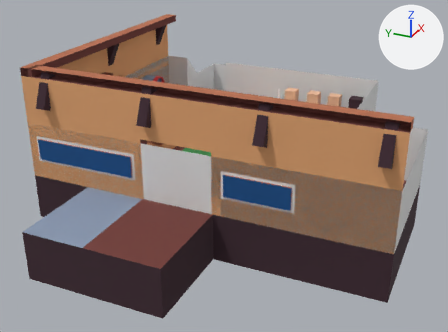
Renders of the glTF model godot_project/assets/3D/honest_jam.glb from each side of a commit.
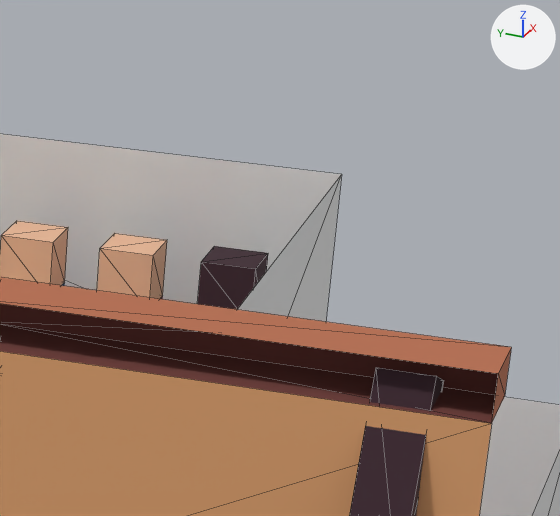
Each version appears first whole from a 50 mm lens placed at (-46.7, -43.3, 28.6), pointed at (11.8, -16.9, -0.6), and next in a close-up on the part from 69% to 95% of the width and 13% to 46% of the height. Lighting does not change. The marker at upper right points along +X, +Y and +Z. The close-ups show mesh edges as thin lines. Vertices at the same position are counted once.

Before the edit, the objects in view are built like this:
```python
me_cube_005 = bpy.data.meshes.new('Cube.005')
me_cube_005.from_pydata(...)  # 12 vertices, 20 faces; spans x -0.72..0.72, y -0.72..0.72, z 0.01..4.0
me_cube_005.materials.append(mat_palette)  # picture img_endesga_32_1x
me_plane_001 = bpy.data.meshes.new('Plane.001')
me_plane_001.from_pydata(...)  # 152 vertices, 242 faces; spans x -1.0..30.0, y -38.0..1.1, z 0.0..11.9
me_plane_001.materials.append(mat_palette)  # picture img_endesga_32_1x
me_plane_004 = bpy.data.meshes.new('Plane.004')
me_plane_004.from_pydata(...)  # 24 vertices, 24 faces; spans x 0.0..39.0, y -38.0..0.0, z -3.0..6.0
ob_customer_1 = bpy.data.objects.new('Customer_1', me_cube_005)
ob_customer_1.location = (28.05, -25.08, 0.0)
ob_invisiblewall = bpy.data.objects.new('InvisibleWall', me_plane_004)
ob_invisiblewall.location = (0.0, 0.0, 0.0)
ob_walls = bpy.data.objects.new('Walls', me_plane_001)
ob_walls.location = (0.0, 0.0, 0.0)
# also in view: 'Customer_2' at (28.1, -27.8, 2.0); 'Customer_0' at (28.1, -22.4, 2.0)
```
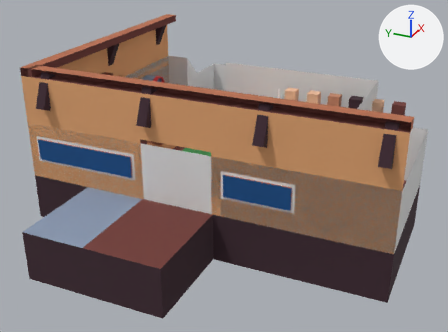
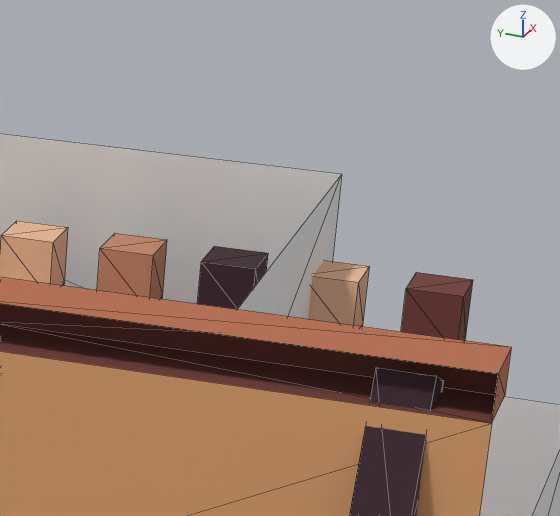
Boxes [x1, y1, x2, y2] around the edits, measured in the close-ups (560 x 516 px):
'Customer_4', added (brown)
    after: [401, 272, 473, 341]
'Customer_3', added (brown)
    after: [308, 260, 370, 327]
part 1 of me_cube_005, surface changed
    both: [97, 233, 167, 299]

The change, as a list of edits to the scene's bpy script:
```text
Change me_cube_005:
    where me_cube_005.from_pydata(...)  # 12 vertices, 20 faces; spans x -0.72..0.72, y -0.72..0.72, z 0.01..4.0
    used by ob_customer_1; location = (28.05, -25.08, 0.0)
    me_cube_005 part 1: texture (UV) coordinates of 10 of 20 faces, centred in x -0.72..0.72, y -0.72..0.72, z 2.95..4.0, changed; they spanned u 0.96..0.96, v 0.44..0.44 and now span u 0.98..0.98, v 0.56..0.56
Add me_cube_021:
    me_cube_021.from_pydata(...)  # 12 vertices, 20 faces; spans x -0.72..0.72, y -0.72..0.72, z 0.01..4.0
    me_cube_021.materials.append(mat_palette)  # picture img_endesga_32_1x
Add me_cube_019:
    me_cube_019.from_pydata(...)  # 12 vertices, 20 faces; spans x -0.72..0.72, y -0.72..0.72, z 0.01..4.0
    me_cube_019.materials.append(mat_palette)  # picture img_endesga_32_1x
Add ob_customer_4:
    ob_customer_4 = bpy.data.objects.new('Customer_4', me_cube_021)
    ob_customer_4.location = (28.05, -33.11, 0.0)
Add ob_customer_3:
    ob_customer_3 = bpy.data.objects.new('Customer_3', me_cube_019)
    ob_customer_3.location = (28.05, -30.46, 0.0)
```
